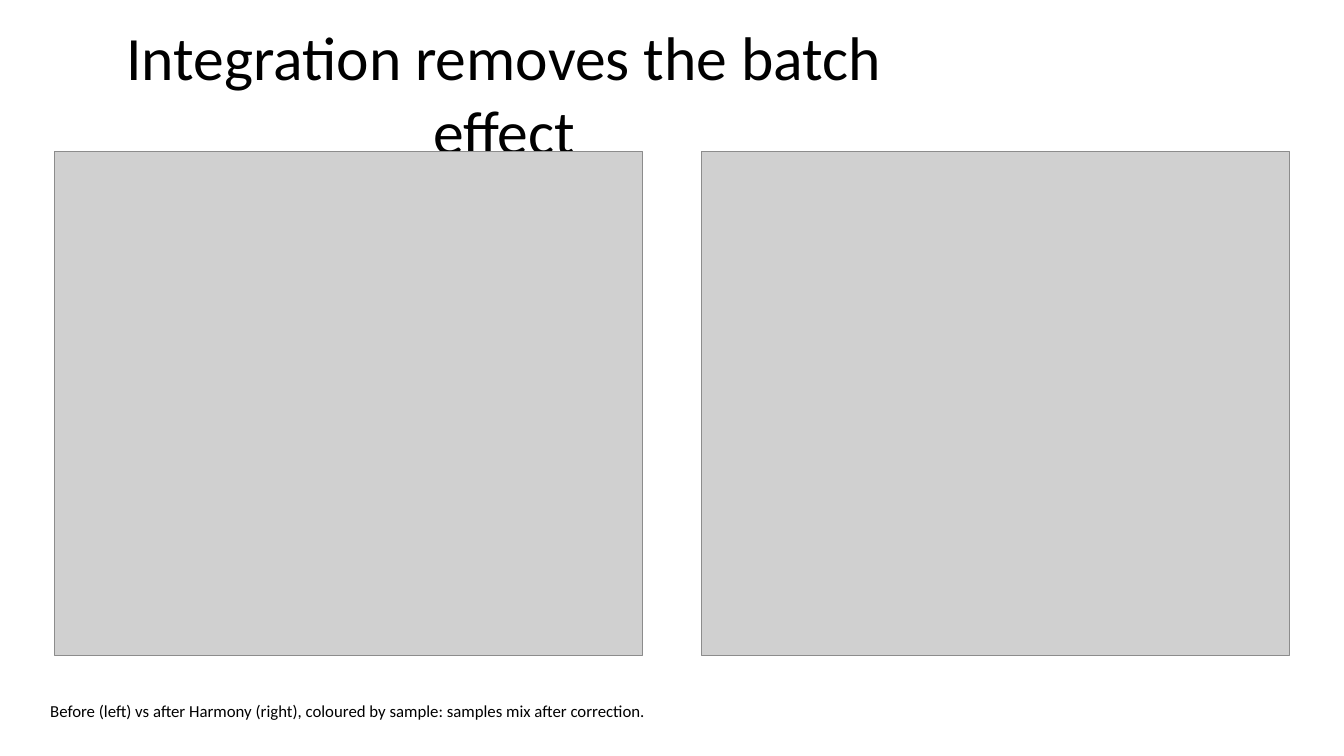
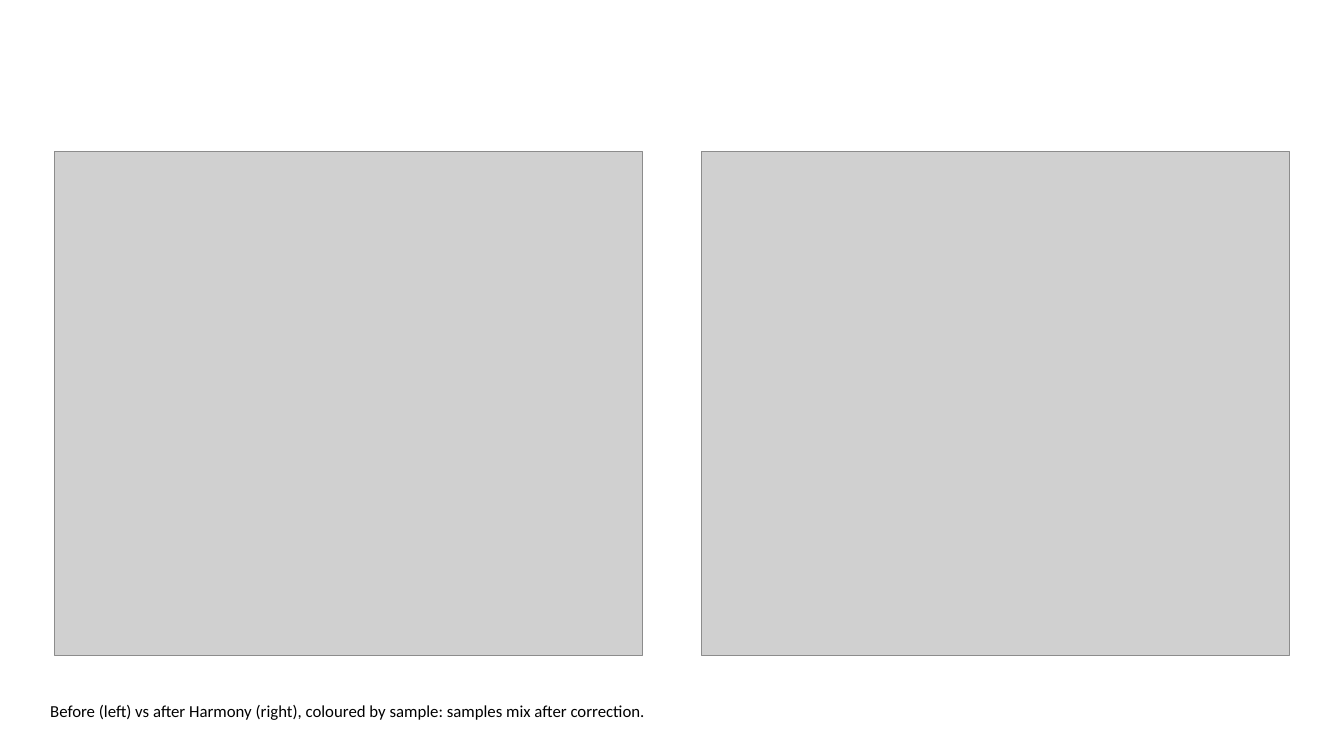
Before and after one commit to MegatronJeremy/ANOA-ANO, a slide deck: slide 6 of results/slides/GI_nanoplastic.pptx (slide 5 before the commit). Drawn at 1344x756 pixels with LibreOffice and Linux fonts; fonts in the diff are those of the drawing; grey boxes stand for pictures. Boxes give left, top, right and bottom in pixels: in the first picture for what was removed or moved away, otherwise in the second. Text is boxed around its words. In the diff, an @@ line names an element or a change of style, - is before the commit and + after.

```diff
--- a/results/slides/GI_nanoplastic.pptx
+++ b/results/slides/GI_nanoplastic.pptx
@@ title removed at [126, 37, 881, 169] @@
-Integration removes the batch effect
```
Also in this commit, not shown: 4 other slides changed, 8 slides added, 6 slides removed, 1 other file.
